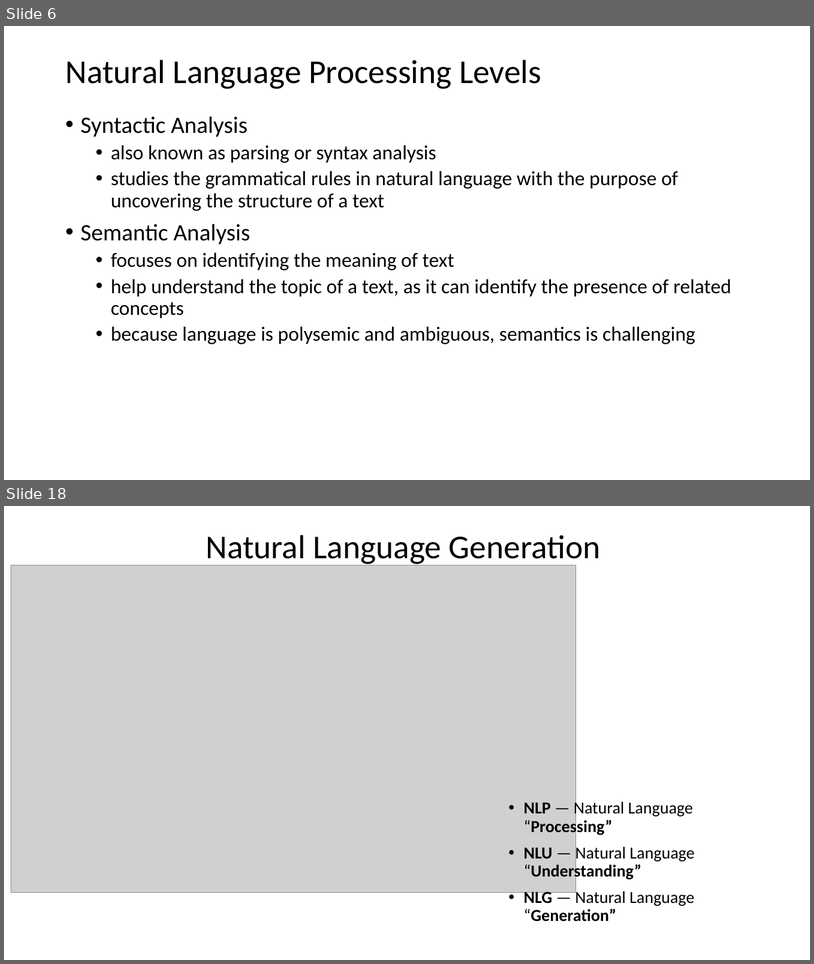
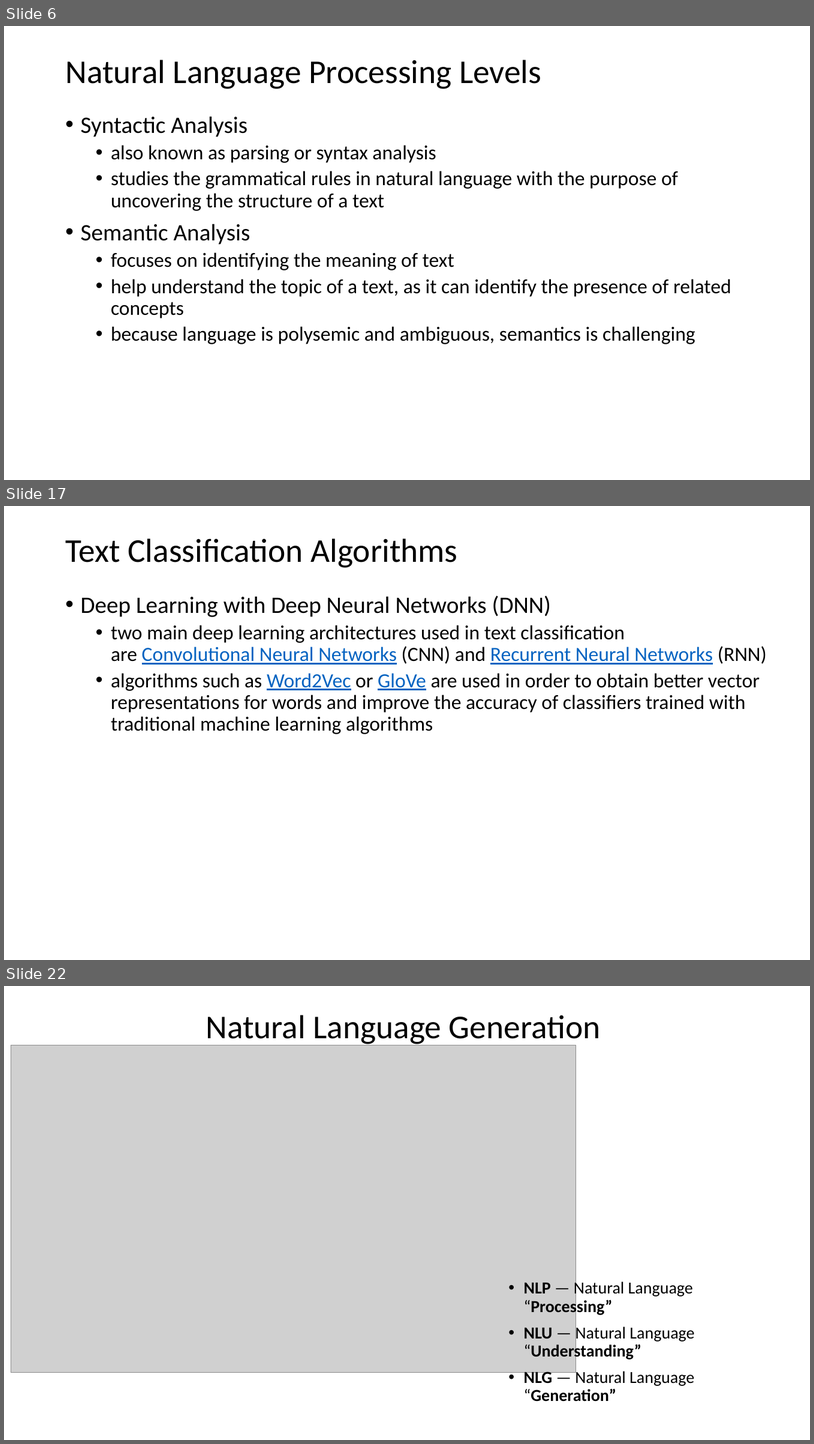
Before and after one commit to antongeorgescu/machine-learning-documentation, a slide deck: Natural Language Processing - Presentation.pptx. Shown one above the other, each under a label of ours: slides 6 and 18 before the commit, slides 6, 17 and 22 after it; the slides between them are not shown. The pictures are 814x964 and 814x1444 pixels, drawn with LibreOffice and Linux fonts; fonts in the diff are those of the drawing; grey boxes stand for pictures. Boxes give left, top, right and bottom in pixels: in the first picture for what was removed or moved away, otherwise in the second. Text is boxed around its words. In the diff, an @@ line names an element or a change of style, - is before the commit and + after.

```diff
--- a/Natural Language Processing - Presentation.pptx
+++ b/Natural Language Processing - Presentation.pptx
@@ slide 17 added at (4, 506, 810, 960), background #FFFFFF @@
@@ title added at (65, 538, 458, 568), 39.6 pt, text #000000 @@
+Text Classification Algorithms
@@ text added at (81, 595, 767, 734), 24 pt, text #000000 @@
+• Deep Learning with Deep Neural Networks (DNN)
+  • two main deep learning architectures used in text classification are Convolutional Neural Networks (CNN) and Recurrent Neural Networks (RNN)
+  • algorithms such as Word2Vec or GloVe are used in order to obtain better vector representations for words and improve the accuracy of classifiers trained with traditional machine learning algorithms
@@ what was slide 18 is now slide 22 @@
```
Also in this commit, not shown: 12 slides changed, 4 other slides added, 1 slide removed.
